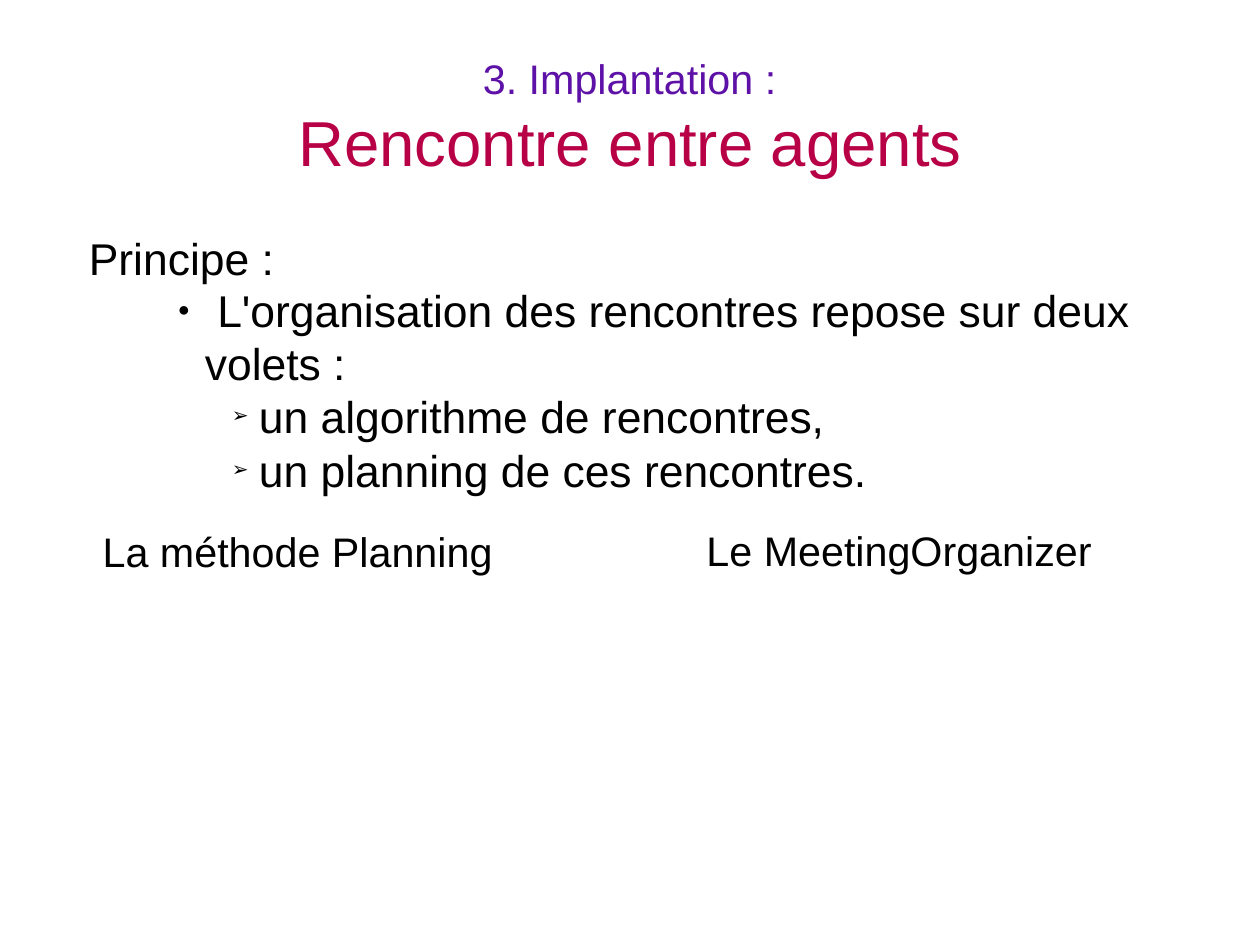
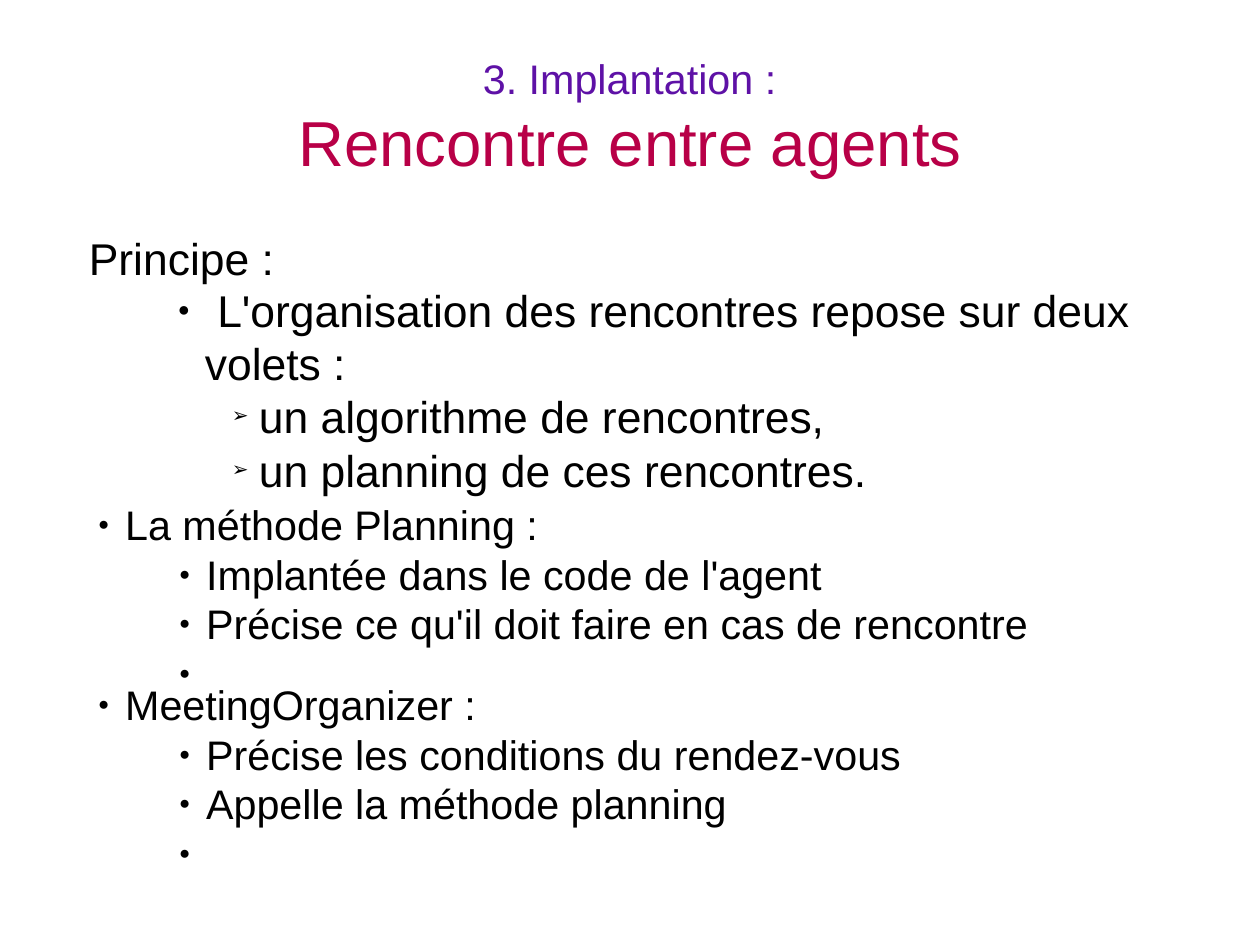
Before and after one commit to BackupTheBerlios/visidia-svn, a slide deck: slide 21 of trunk/doc/soutenance/soutenance.odp (slide 22 before the commit). Drawn at 1260x945 pixels with LibreOffice and Linux fonts; fonts in the diff are those of the drawing. Boxes give left, top, right and bottom in pixels: in the first picture for what was removed or moved away, otherwise in the second. Text is boxed around its words. In the diff, an @@ line names an element or a change of style, - is before the commit and + after.

```diff
--- a/trunk/doc/soutenance/soutenance.odp
+++ b/trunk/doc/soutenance/soutenance.odp
@@ text added at bbox=[125, 509, 1027, 647], 26 pt, text #000000 @@
+● La méthode Planning :
+      ● Implantée dans le code de l'agent
+      ● Précise ce qu'il doit faire en cas de rencontre
@@ text removed at bbox=[103, 536, 493, 575] @@
-La méthode Planning
@@ text removed at bbox=[706, 536, 1092, 574] @@
-Le MeetingOrganizer
@@ text added at bbox=[125, 690, 901, 828], 26 pt, text #000000 @@
+● MeetingOrganizer :
+      ● Précise les conditions du rendez-vous
+      ● Appelle la méthode planning
```
Also in this commit, not shown: 2 other slides changed, 1 slide removed.
